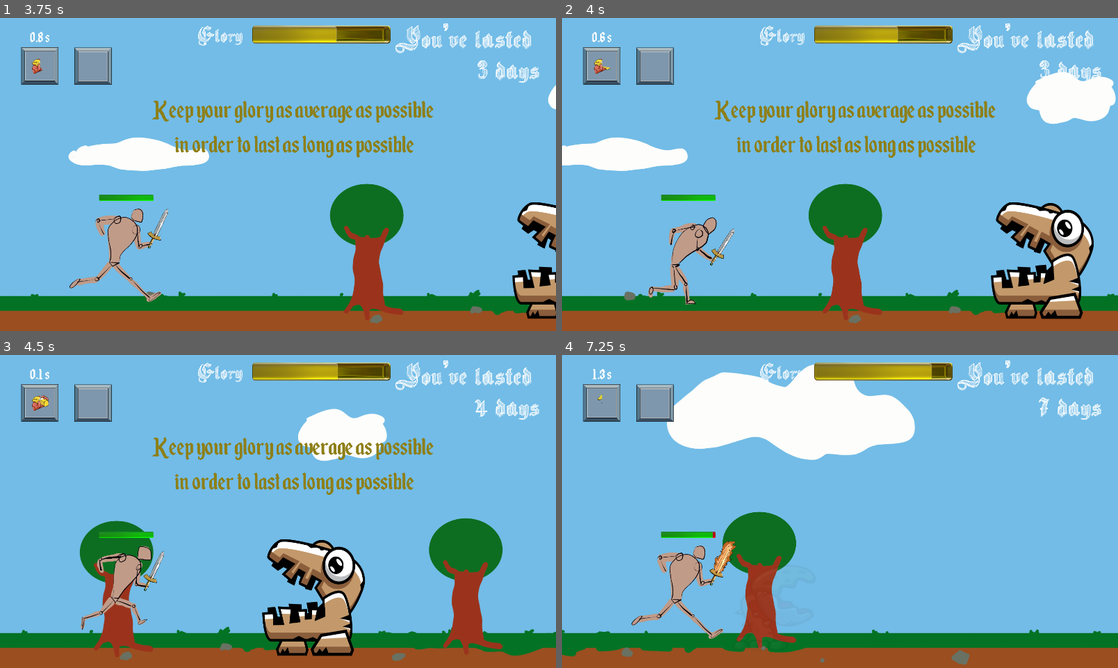
Above: before the commit, frames 1-4 (two rows, left to right).
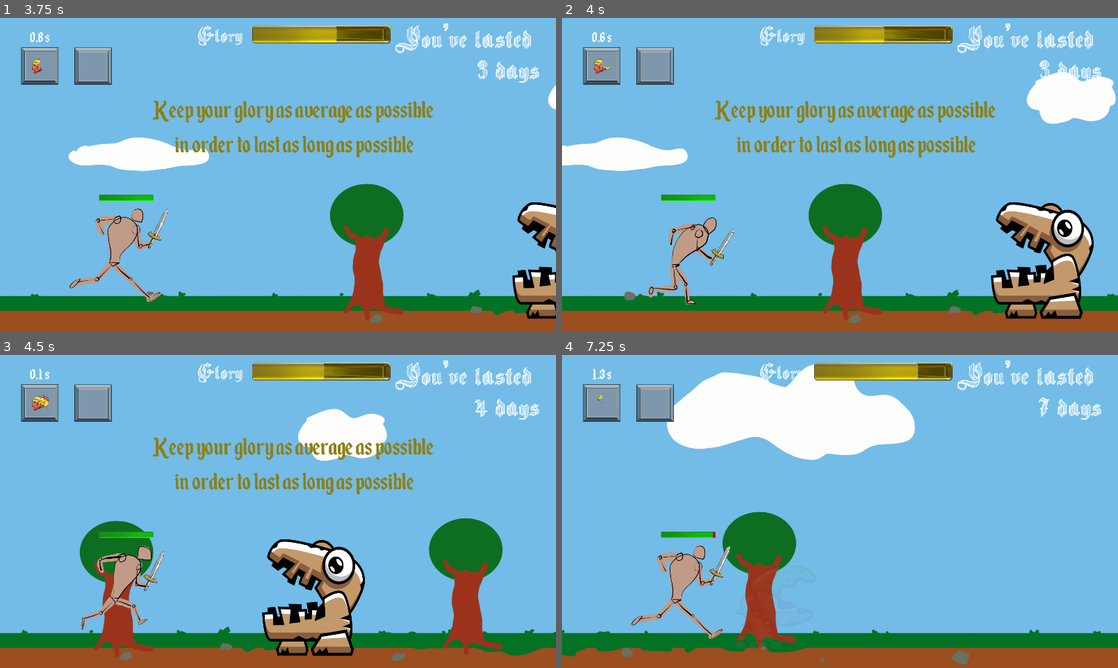
Above: after the commit, the same moments.

Repository: S-Blanco/GMTK_gamejam2023
Game: Godot game, scene res://Src/UI/StartGameScreen.tscn
Two runs of this game, one before a commit and one after it. Both use one fixed random seed, a clock stepped at 60 frames per second and the inputs below.
Inputs:
- Up to frame 1 (3.75 s): click "Start New Game" at 0.5 s; tap Enter at 1.25, 2.1, 3.6 s; hold Right (ui_right) 1.28-2.03 s; hold A (test) 1.28-2.03 s; tap Space at 1.52, 2.27 s; hold Left (ui_left) 2.03-2.78 s; hold A (test) 2.78-3.53 s; hold Right (ui_right) from 2.78 s (still down)
- Up to frame 2 (4 s): keep holding Right (ui_right); tap Space at 3.77 s
- Up to frame 3 (4.5 s): release Right (ui_right) at 4.28 s; hold Left (ui_left) from 4.28 s (still down); hold A (test) from 4.28 s (still down)
- Up to frame 4 (7.25 s): tap Space at 4.52, 5.27, 6.77 s; release A (test) at 5.03 s; tap Enter at 5.1, 6.6 s; hold A (test) 5.78-6.53 s; release Left (ui_left) at 6.53 s; hold Right (ui_right) from 6.53 s (still down)

Frame 1 is identical in both runs. In frame 2, 0.1% of the frame differs, in the area x 26-61%, y 2-79%; in frame 3, 0.1%; in frame 4, 0.4%, in the area x 26-67%, y 2-74%.

Commit message:
Corrected slippery hands power bug

Diff:
--- a/Game/Src/Characters/Enemy.gd
+++ b/Game/Src/Characters/Enemy.gd
@@ -23,7 +23,6 @@
 
 func die():
 #	queue_free()
-	print('Enemy dead')
 	death_animation()
 	emit_signal('died')
 
--- a/Game/Src/Powers/Powers.gd
+++ b/Game/Src/Powers/Powers.gd
@@ -36,3 +36,8 @@
 		toggles[1].filling(idx)
 		slots[1] = idx
 		return
+
+
+func _on_SlipperyHandsPower_glory_increment(value) -> void:
+	#Relay the signal from SlipperyHandPow node
+	emit_signal("glory_increment",value)
--- a/Game/Src/Powers/Powers.tscn
+++ b/Game/Src/Powers/Powers.tscn
@@ -13,3 +13,5 @@
 [node name="PotionPower" parent="." instance=ExtResource( 2 )]
 
 [node name="SlipperyHandsPower" parent="." instance=ExtResource( 3 )]
+
+[connection signal="glory_increment" from="SlipperyHandsPower" to="." method="_on_SlipperyHandsPower_glory_increment"]
--- a/Game/Src/Powers/SlipperyHandsPower.gd
+++ b/Game/Src/Powers/SlipperyHandsPower.gd
@@ -2,5 +2,7 @@
 
 export var texture = preload("res://Assets/UI/SlipperyHandPwr.png")
 
+export(int, -100,0) var glory_loss = -10
+
 func slippery_hands():
-	emit_signal("glory_increment",-10)
+	emit_signal("glory_increment",glory_loss)
--- a/Game/Src/World/world.gd
+++ b/Game/Src/World/world.gd
@@ -34,7 +34,7 @@
 
 
 func _on_TestEnemyMovement_hero_runs_again():
-	print("hero starts running again")
+#	print("hero starts running again")
 	var enemy_child = TestEnemyMouvement.get_child(TestEnemyMouvement.get_child_count()-1)
 	TestEnemyMouvement.current_game_status=TestEnemyMouvement.game_status.RUNNING
 	if enemy_child is KinematicBody2D:
@@ -45,7 +45,7 @@
 func _on_TestEnemyMovement_hero_starts_fighting():
 	TestEnemyMouvement.stop_scrolling(TestEnemyMouvement.get_children())
 	# Cleme adds the call to start fight here
-	print("hero stops to fight")
+#	print("hero stops to fight")
 	TestEnemyMouvement.current_game_status=TestEnemyMouvement.game_status.FIGHTING
 
 func _on_TestEnemyMovement_hero_died():
@@ -62,7 +62,7 @@
 		print(last_child.name)
 		TestEnemyMouvement.current_game_status=TestEnemyMouvement.game_status.RUNNING
 		GlobalVariables.damage = 0
-		print("hero died, send a new one")
+#		print("hero died, send a new one")
 	#	TestEnemyMouvement.current_game_status=TestEnemyMouvement.game_status.DROPPED
 	# need this else pass for it to work. Without it, it tries to delete it before it exists?
 	else:
